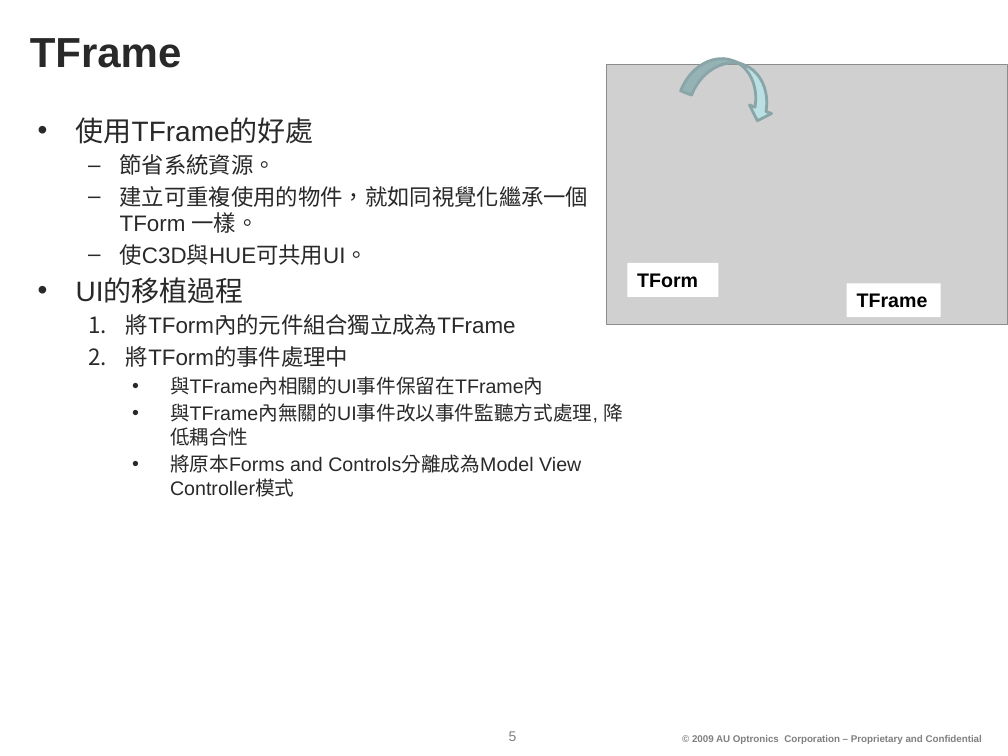
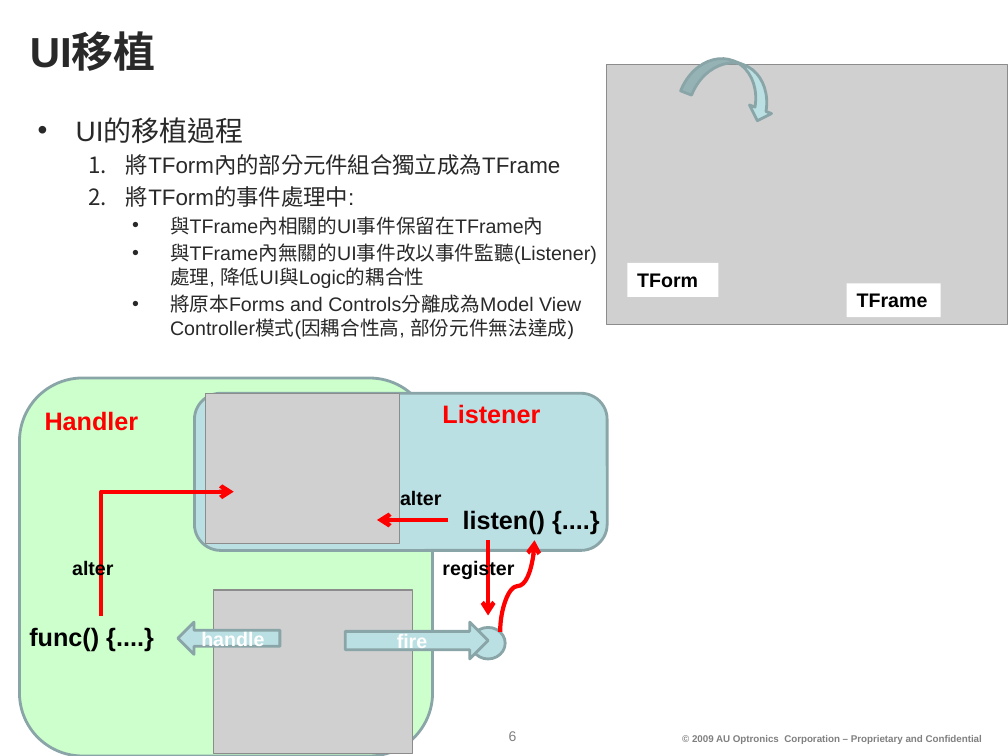
Before and after one commit to sky4s/mygoodjob, a slide deck: slide 6 of my doc/files/ppt/2010-09-30_WeeklyReport.pptx (slide 5 before the commit). Drawn at 1008x756 pixels with LibreOffice and Linux fonts; fonts in the diff are those of the drawing; grey boxes stand for pictures; background and template pictures are left out. Boxes give left, top, right and bottom in pixels: in the first picture for what was removed or moved away, otherwise in the second. Text is boxed around its words. In the diff, an @@ line names an element or a change of style, - is before the commit and + after.

```diff
--- a/my doc/files/ppt/2010-09-30_WeeklyReport.pptx
+++ b/my doc/files/ppt/2010-09-30_WeeklyReport.pptx
@@ title at [30, 34, 156, 71]: text changed @@
-TFrame
+UI移植
@@ text at [76, 117, 589, 265]: paragraphs removed @@
-• 使用TFrame的好處
-  – 節省系統資源。
-  – 建立可重複使用的物件，就如同視覺化繼承一個 TForm 一樣。
-  – 使C3D與HUE可共用UI。
@@ text at [126, 154, 560, 207]: text changed @@
-  1. 將TForm內的元件組合獨立成為TFrame
-  2. 將TForm的事件處理中
+  1. 將TForm內的部分元件組合獨立成為TFrame
+  2. 將TForm的事件處理中:
@@ text at [170, 243, 597, 339]: text changed @@
-    • 與TFrame內無關的UI事件改以事件監聽方式處理, 降低耦合性
-    • 將原本Forms and Controls分離成為Model View Controller模式
+    • 與TFrame內無關的UI事件改以事件監聽(Listener)處理, 降低UI與Logic的耦合性
+    • 將原本Forms and Controls分離成為Model View Controller模式(因耦合性高, 部份元件無法達成)
@@ rounded rectangle added at [19, 378, 432, 756], fill #CCFFCC, outline #8AA6A8 2 pt @@
@@ text added at [45, 411, 139, 431], 18 pt, text #FF0000, bold @@
+Handler
@@ rounded rectangle added at [195, 393, 607, 550], fill #BBE0E3, outline #8AA6A8 2 pt @@
@@ picture added at [205, 393, 399, 544] @@
@@ text added at [442, 404, 540, 424], 18 pt, text #FF0000, bold @@
+Listener
@@ elbow arrow added from (102, 616) to (234, 492), #FF0000 3 pt @@
@@ text added at [400, 490, 441, 505], 14 pt, text #000000, bold @@
+alter
@@ arrow added from (449, 520) to (377, 520), #FF0000 3 pt @@
@@ text added at [463, 510, 545, 535], 18 pt, text #000000, bold @@
+listen() {....}
@@ text added at [72, 559, 113, 579], 14 pt, text #000000, bold @@
+alter
@@ text added at [442, 559, 514, 579], 14 pt, text #000000, bold @@
+register
@@ arrow added from (488, 540) to (488, 616), #FF0000 3 pt @@
@@ curved arrow added from (500, 632) to (534, 540), #FF0000 3 pt @@
@@ picture added at [214, 590, 412, 753] @@
@@ text added at [29, 627, 99, 651], 18 pt, text #000000, bold @@
+func() {....}
@@ left arrow added at [178, 622, 280, 654], fill #BBE0E3, outline #8AA6A8 2 pt, 14 pt, text #FFFFFF, bold @@
+handle
@@ right arrow added at [346, 622, 489, 658], fill #BBE0E3, outline #8AA6A8 2 pt, 14 pt, text #FFFFFF, bold @@
+fire
@@ ellipse added at [471, 627, 505, 658], fill #BBE0E3, outline #8AA6A8 2 pt @@
@@ page number at [509, 731, 517, 741]: text changed @@
-5
+6
```
Also in this commit, not shown: 2 other slides changed, 1 slide added, 1 slide removed.
